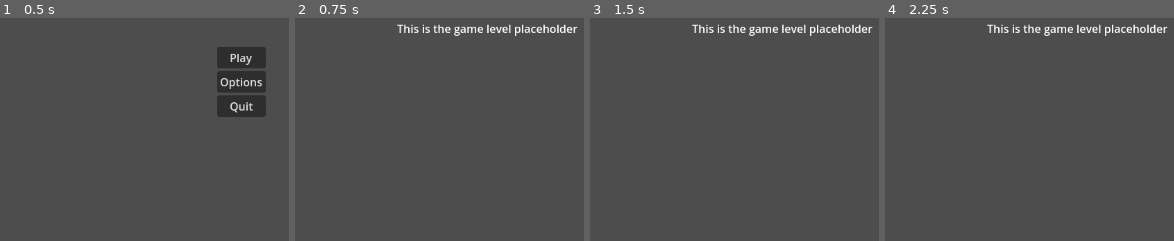
Above: before the commit, frames 1-4 (left to right).
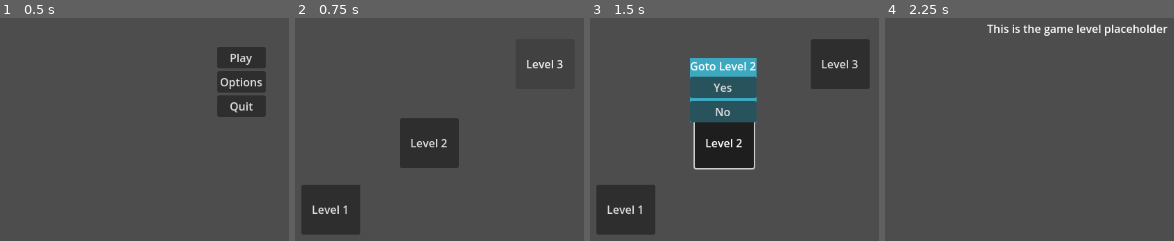
Above: after the commit, the same moments.

Repository: UNLV-CS472-672/2024-S-GROUP7-LifeQuest
Game: Godot game, scene res://main.tscn
Same seed, same stepped clock (60 frames per second), same inputs: the game is played once before the commit and once after it.
Inputs (mouse positions are in pixels of both pictures, inside the frame that each line leads up to):
- Up to frame 1 (0.5 s): no input
- Up to frame 2 (0.75 s): click "Play" at 0.5 s
- Up to frame 3 (1.5 s): click (722, 142) at 1.25 s, where only the run after the commit has a clickable "Level 2"
- Up to frame 4 (2.25 s): click (1017, 87) at 2 s, where only the run after the commit has a clickable "Yes"

Frame 1 is identical in both runs. In frame 2, 10% of the frame differs, in the area x 2-98%, y 2-97%; in frame 3, 21%; in frame 4, nothing differs.

Commit message:
Created Level Select
Created a level select scene with popout menus for confirmation. Also added a scripts folder to better organize scripts.

Diff:
--- /dev/null
+++ b/Game/LifeQuest/Scripts/MapScene/Level1.gd
@@ -0,0 +1,25 @@
+extends Button
+
+
+# Called when the node enters the scene tree for the first time.
+func _ready():
+	pass # Replace with function body.
+
+
+# Called every frame. 'delta' is the elapsed time since the previous frame.
+func _process(delta):
+	pass
+
+func _on_toggled(toggled_on):
+	if $PopMenu.visible == false:
+		$PopMenu.visible = true
+	else:
+		$PopMenu.visible = false
+
+
+func _on_yes_pressed():
+	get_tree().change_scene_to_file("res://game_scene.tscn")
+
+
+func _on_no_pressed():
+	button_pressed = false
--- /dev/null
+++ b/Game/LifeQuest/Scripts/MapScene/MapButtons.tres
@@ -0,0 +1,3 @@
+[gd_resource type="ButtonGroup" format=3 uid="uid://bu7cyxjou55h6"]
+
+[resource]
--- /dev/null
+++ b/Game/LifeQuest/Scripts/MapScene/map_scene.gd
@@ -0,0 +1,11 @@
+extends Node2D
+
+
+# Called when the node enters the scene tree for the first time.
+func _ready():
+	pass # Replace with function body.
+
+
+# Called every frame. 'delta' is the elapsed time since the previous frame.
+func _process(delta):
+	pass
--- a/Game/LifeQuest/main.gd
+++ b/Game/LifeQuest/main.gd
@@ -7,7 +7,7 @@
 
 
 func _on_play_pressed():
-	get_tree().change_scene_to_file("res://game_scene.tscn")
+	get_tree().change_scene_to_file("res://map_scene.tscn")
 
 
 func _on_quit_pressed():
--- /dev/null
+++ b/Game/LifeQuest/map_scene.tscn
@@ -0,0 +1,128 @@
+[gd_scene load_steps=6 format=3 uid="uid://cyfjohh3bf21f"]
+
+[ext_resource type="Script" path="res://Scripts/MapScene/map_scene.gd" id="1_pnhu3"]
+[ext_resource type="Script" path="res://Scripts/MapScene/Level1.gd" id="2_d7lq7"]
+[ext_resource type="ButtonGroup" uid="uid://bu7cyxjou55h6" path="res://Scripts/MapScene/MapButtons.tres" id="2_hisu1"]
+
+[sub_resource type="StyleBoxFlat" id="StyleBoxFlat_d8t2f"]
+bg_color = Color(0.239216, 0.662745, 0.756863, 1)
+
+[sub_resource type="Theme" id="Theme_pyi5q"]
+
+[node name="map_scene" type="Node2D"]
+script = ExtResource("1_pnhu3")
+
+[node name="Level1" type="Button" parent="."]
+offset_left = 237.0
+offset_top = 473.0
+offset_right = 322.0
+offset_bottom = 545.0
+toggle_mode = true
+button_group = ExtResource("2_hisu1")
+text = "Level 1"
+script = ExtResource("2_d7lq7")
+
+[node name="PopMenu" type="PanelContainer" parent="Level1"]
+visible = false
+layout_mode = 0
+offset_left = -7.0
+offset_top = -87.0
+offset_right = 89.0
+offset_bottom = 6.0
+theme_override_styles/panel = SubResource("StyleBoxFlat_d8t2f")
+
+[node name="GridContainer" type="GridContainer" parent="Level1/PopMenu"]
+layout_mode = 2
+theme = SubResource("Theme_pyi5q")
+
+[node name="levelDesc" type="Label" parent="Level1/PopMenu/GridContainer"]
+layout_mode = 2
+text = "Goto Level 1"
+
+[node name="yes" type="Button" parent="Level1/PopMenu/GridContainer"]
+layout_mode = 2
+text = "Yes"
+
+[node name="no" type="Button" parent="Level1/PopMenu/GridContainer"]
+layout_mode = 2
+text = "No"
+
+[node name="Level2" type="Button" parent="."]
+offset_left = 379.0
+offset_top = 377.0
+offset_right = 464.0
+offset_bottom = 449.0
+toggle_mode = true
+button_group = ExtResource("2_hisu1")
+text = "Level 2"
+script = ExtResource("2_d7lq7")
+
+[node name="PopMenu" type="PanelContainer" parent="Level2"]
+visible = false
+layout_mode = 0
+offset_left = -7.0
+offset_top = -87.0
+offset_right = 89.0
+offset_bottom = 6.0
+theme_override_styles/panel = SubResource("StyleBoxFlat_d8t2f")
+
+[node name="GridContainer" type="GridContainer" parent="Level2/PopMenu"]
+layout_mode = 2
+theme = SubResource("Theme_pyi5q")
+
+[node name="levelDesc" type="Label" parent="Level2/PopMenu/GridContainer"]
+layout_mode = 2
+text = "Goto Level 2"
+
+[node name="yes" type="Button" parent="Level2/PopMenu/GridContainer"]
+layout_mode = 2
+text = "Yes"
+
+[node name="no" type="Button" parent="Level2/PopMenu/GridContainer"]
+layout_mode = 2
+text = "No"
+
+[node name="Level3" type="Button" parent="."]
+offset_left = 546.0
+offset_top = 263.0
+offset_right = 631.0
+offset_bottom = 335.0
+toggle_mode = true
+button_group = ExtResource("2_hisu1")
+text = "Level 3"
+script = ExtResource("2_d7lq7")
+
+[node name="PopMenu" type="PanelContainer" parent="Level3"]
+visible = false
+layout_mode = 0
+offset_left = -7.0
+offset_top = -87.0
+offset_right = 89.0
+offset_bottom = 6.0
+theme_override_styles/panel = SubResource("StyleBoxFlat_d8t2f")
+
+[node name="GridContainer" type="GridContainer" parent="Level3/PopMenu"]
+layout_mode = 2
+theme = SubResource("Theme_pyi5q")
+
+[node name="levelDesc" type="Label" parent="Level3/PopMenu/GridContainer"]
+layout_mode = 2
+text = "Goto Level 3"
+
+[node name="yes" type="Button" parent="Level3/PopMenu/GridContainer"]
+layout_mode = 2
+text = "Yes"
+
+[node name="no" type="Button" parent="Level3/PopMenu/GridContainer"]
+layout_mode = 2
+text = "No"
+
+[connection signal="toggled" from="Level1" to="Level1" method="_on_toggled"]
+[connection signal="pressed" from="Level1/PopMenu/GridContainer/yes" to="Level1" method="_on_yes_pressed"]
+[connection signal="pressed" from="Level1/PopMenu/GridContainer/no" to="Level1" method="_on_no_pressed"]
+[connection signal="toggled" from="Level2" to="Level2" method="_on_toggled"]
+[connection signal="pressed" from="Level2/PopMenu/GridContainer/yes" to="Level2" method="_on_yes_pressed"]
+[connection signal="pressed" from="Level2/PopMenu/GridContainer/no" to="Level2" method="_on_no_pressed"]
+[connection signal="toggled" from="Level3" to="Level3" method="_on_toggled"]
+[connection signal="pressed" from="Level3/PopMenu/GridContainer/yes" to="Level3" method="_on_yes_pressed"]
+[connection signal="pressed" from="Level3/PopMenu/GridContainer/no" to="Level3" method="_on_no_pressed"]
